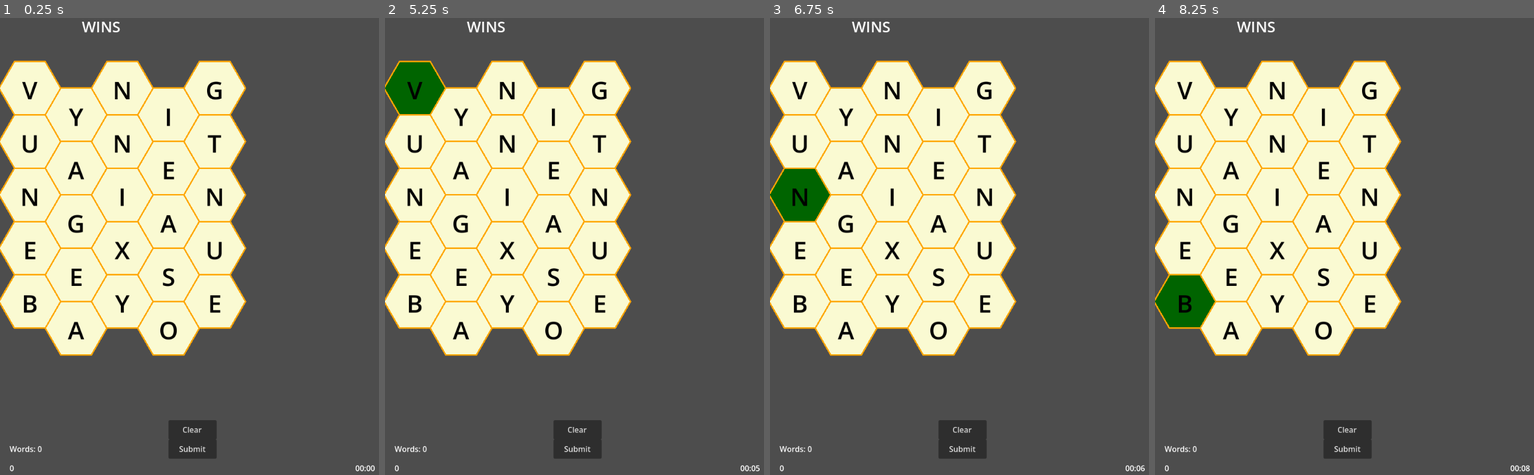
Above: before the commit, frames 1-4 (left to right).
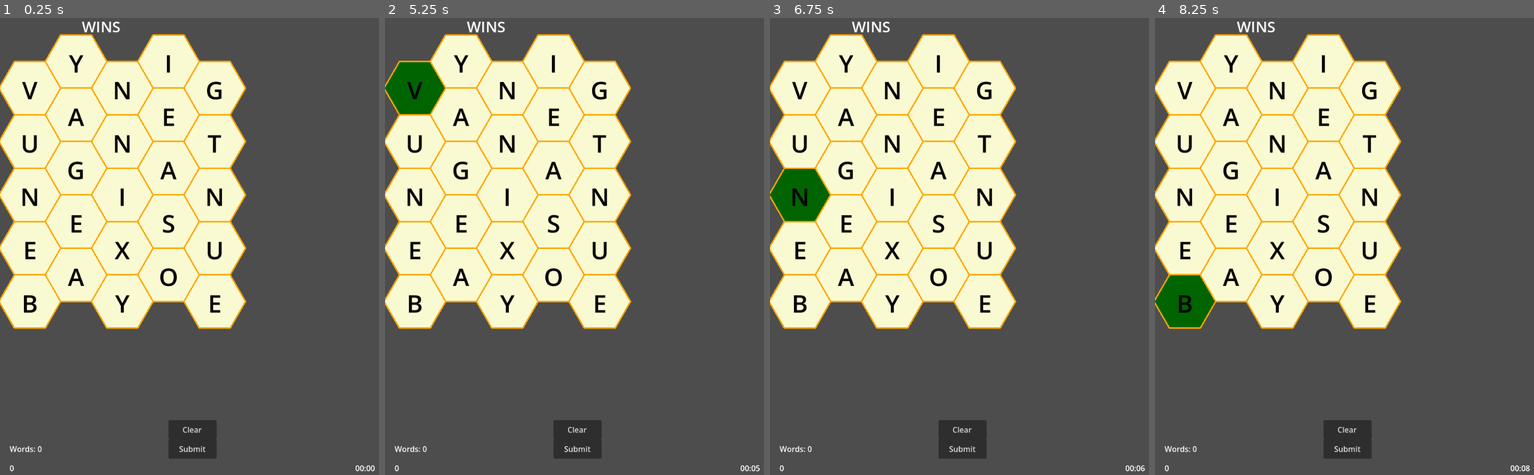
Above: after the commit, the same moments.

Repository: opensourceame/wb
Game: Godot game, scene res://scenes/Main.tscn
The game is run twice, just before and just after one commit, with the same random seed, the same clock (stepped at 60 frames per second) and the same inputs.
Inputs (mouse positions are in pixels of both pictures, inside the frame that each line leads up to):
- Up to frame 1 (0.25 s): no input
- Up to frame 2 (5.25 s): click "Submit" at 0.5 s; click "Clear" at 1.25 s; click "Submit" at 2 s; click "Clear" at 2.75 s; click "Submit" at 3.5 s; click "Clear" at 4.25 s; tap Enter (ui_accept) at 5 s; move the mouse to (415, 86) at 5.02 s; click (415, 86) at 5.17 s
- Up to frame 3 (6.75 s): tap Enter (ui_accept) at 5.27, 5.75, 6.02, 6.5 s; move the mouse to (800, 141) at 5.77 s; click (800, 141) at 5.92 s; move the mouse to (800, 196) at 6.52 s; click (800, 196) at 6.67 s
- Up to frame 4 (8.25 s): tap Enter (ui_accept) at 7.25, 7.52 s; move the mouse to (1185, 246) at 7.27 s; click (1185, 246) at 7.42 s; move the mouse to (1185, 301) at 8.02 s; click (1185, 301) at 8.17 s

The runs differ from the first frame. In frame 1, 6.5% of the frame differs, in the area x 11-53%, y 3-74%; in frame 2, 6.5%; in frame 3, 6.5%; in frame 4, 6.5%.

Commit message:
working on neighbour logic

Diff:
--- a/scenes/GridManager.tscn
+++ b/scenes/GridManager.tscn
@@ -4,3 +4,6 @@
 
 [node name="GridManager" type="Node2D" unique_id=895251005]
 script = ExtResource("1_d8r4r")
+grid_width = null
+grid_height = null
+hex_size = null
--- a/scripts/GridManager.gd
+++ b/scripts/GridManager.gd
@@ -26,7 +26,51 @@
 		for r in range(grid_height):
 			var tile = create_hex_tile(q, r)
 			columns[q].append(tile)
+
 	print("GRID: created grid")
+	print_grid()
+
+
+func print_grid():
+	var t = ""
+	for x in range(grid_width):
+		var dir
+		if x % 2:
+			dir = -1
+		else:
+			dir = 1
+
+		for y in range(grid_height):
+			var tile = columns[x][y]
+			t += tile.letter
+
+			# if there is a tile above, add it as a neighbour
+			if columns[x][y-1]:
+				tile.add_neighbour(columns[x][y-1])
+			# if there is a tile below, add it as a neighbour
+			if (y+1) < grid_height and columns[x][y+1]:
+				tile.add_neighbour(columns[x][y+1])
+
+			if columns[x-1][y]:
+				tile.add_neighbour(columns[x-1][y])
+
+			if grid_width > x+1 and columns[x+1][y]:
+				tile.add_neighbour(columns[x+1][y])
+
+			if grid_height > y+dir and columns[x-1][y+dir]:
+				tile.add_neighbour(columns[x-1][y+dir])
+
+			if (y+dir) >= 0 and (y+dir) < grid_height \
+				and (x+1) < grid_width \
+				and columns[x+1][y+dir]:
+					tile.add_neighbour(columns[x+1][y+dir])
+		t += "\n"
+
+	print(t)
+
+	print("2:2 = " + columns[2][2].name + "\n")
+	for n in columns[2][2].neighbours:
+		print(n.name)
 
 func create_hex_tile(q: int, r: int):
 	var tile = tile_scene.instantiate()
@@ -38,6 +82,7 @@
 	tile.grid_q = q
 	tile.grid_r = r
 	tile.letter = get_random_letter()
+	tile.name = tile.letter
 
 	grid[Vector2(q, r)] = tile
 	tile.tile_selected.connect(_on_tile_selected)
@@ -52,7 +97,7 @@
 	var y = r * hex_height
 
 	if q % 2 == 1:
-		y += hex_height * 0.5
+		y -= hex_height * 0.5
 
 	return Vector2(x, y)
 
@@ -109,20 +154,7 @@
 
 	var last_tile = selected_tiles[-1]
 
-
-	var dq = tile.grid_q - last_tile.grid_q
-	var dr = tile.grid_r - last_tile.grid_r
-
-	if dq == 0 and abs(dr) == 1:
-		return true
-
-	if abs(dq) == 1:
-		if last_tile.grid_q % 2 == 0:
-			return dr >= 0 and dr <= 1
-		else:
-			return dr >= -1 and dr <= 0
-
-	return false
+	return last_tile.neighbours.find(tile)
 
 func recalculate_word():
 	current_word = ""
--- a/scripts/HexTile.gd
+++ b/scripts/HexTile.gd
@@ -8,6 +8,7 @@
 @export var grid_r: int = 0
 @export var hex_radius: float = 32.0
 
+var neighbours: Array = []
 var is_selected: bool = false
 var normal_color:   Color = Color.LIGHT_GOLDENROD
 var outline_color:  Color = Color.ORANGE
@@ -15,6 +16,9 @@
 
 func _ready():
 	letter = get_random_letter()
+
+func add_neighbour(tile: HexTile):
+	neighbours.append(tile)
 
 func get_random_letter() -> String:
 	var letters = "ABCDEFGHIJKLMNOPQRSTUVWXYZ"
